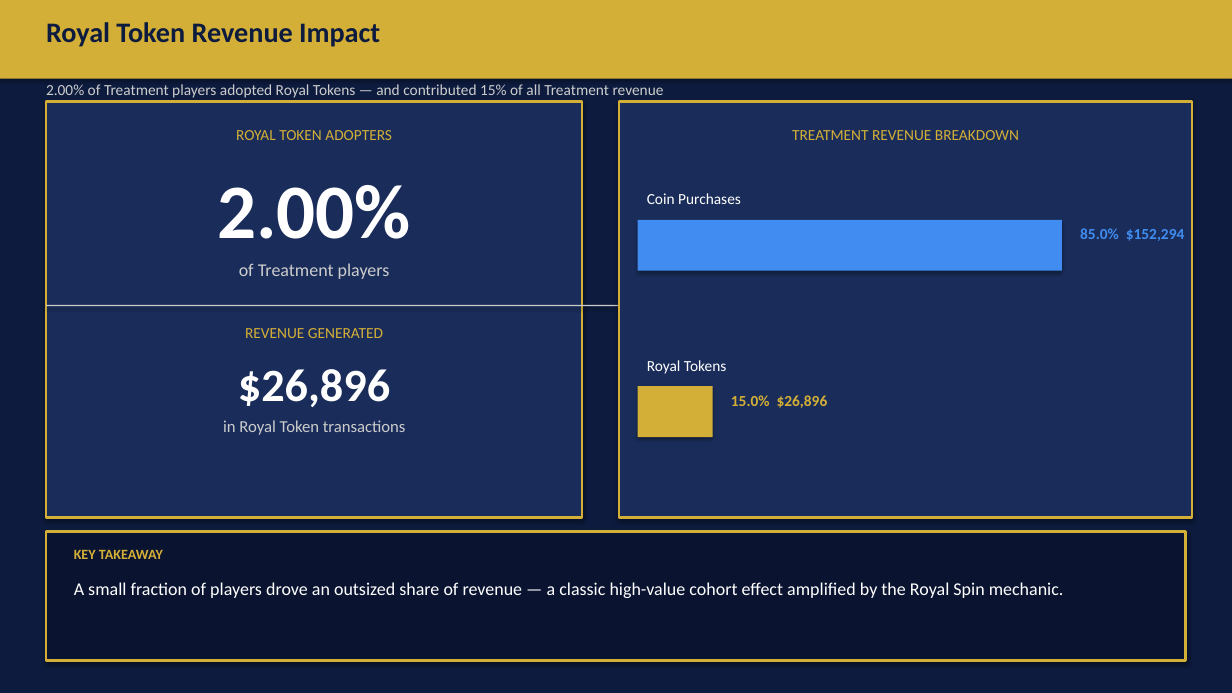
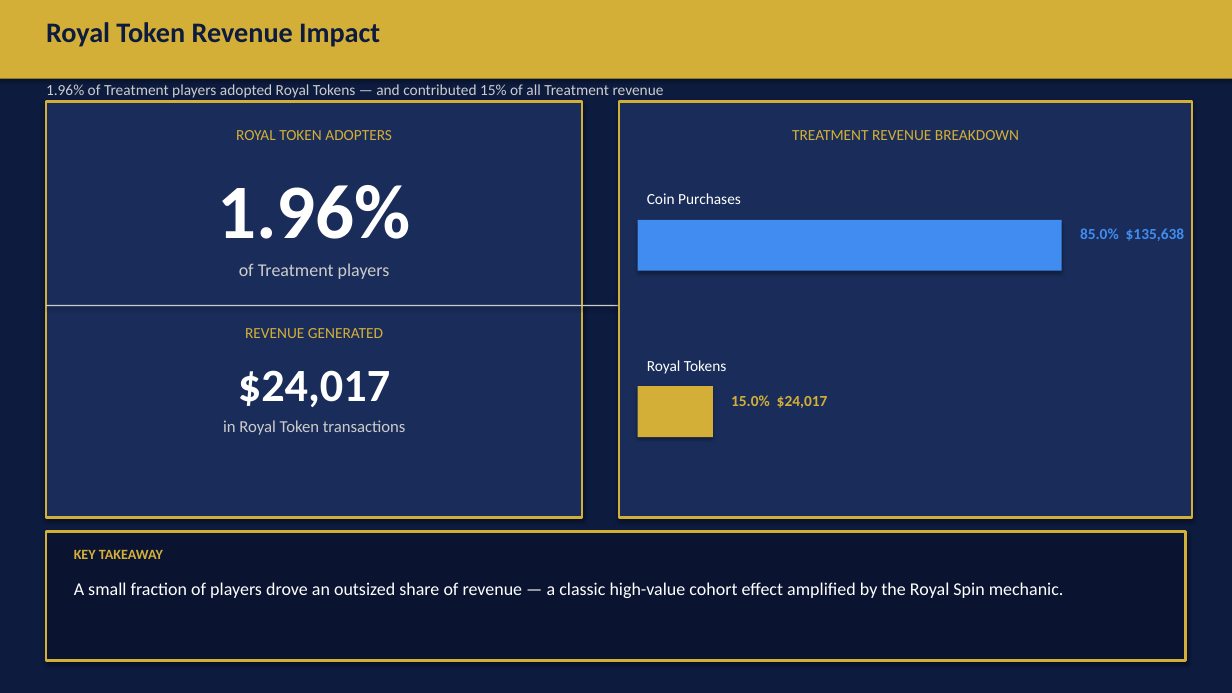
Before and after one commit to DannyEzersky/royal-flush-casino, a slide deck: slide 5 of exports/royal_spin_ab_test.pptx. Drawn at 1232x693 pixels with LibreOffice and Linux fonts; fonts in the diff are those of the drawing. Boxes give left, top, right and bottom in pixels: in the first picture for what was removed or moved away, otherwise in the second. Text is boxed around its words. In the diff, an @@ line names an element or a change of style, - is before the commit and + after.

```diff
--- a/exports/royal_spin_ab_test.pptx
+++ b/exports/royal_spin_ab_test.pptx
@@ text at [46,84,664,98]: text changed @@
-2.00% of Treatment players adopted Royal Tokens — and contributed 15% of all Treatment revenue
+1.96% of Treatment players adopted Royal Tokens — and contributed 15% of all Treatment revenue
@@ text at [217,185,411,239]: text changed @@
-2.00%
+1.96%
@@ text at [1080,228,1185,241]: text changed @@
-85.0% $152,294
+85.0% $135,638
@@ text at [238,370,390,407]: text changed @@
-$26,896
+$24,017
@@ text at [731,395,828,408]: text changed @@
-15.0% $26,896
+15.0% $24,017
```
Also in this commit, not shown: 7 other slides changed, 8 other files.
